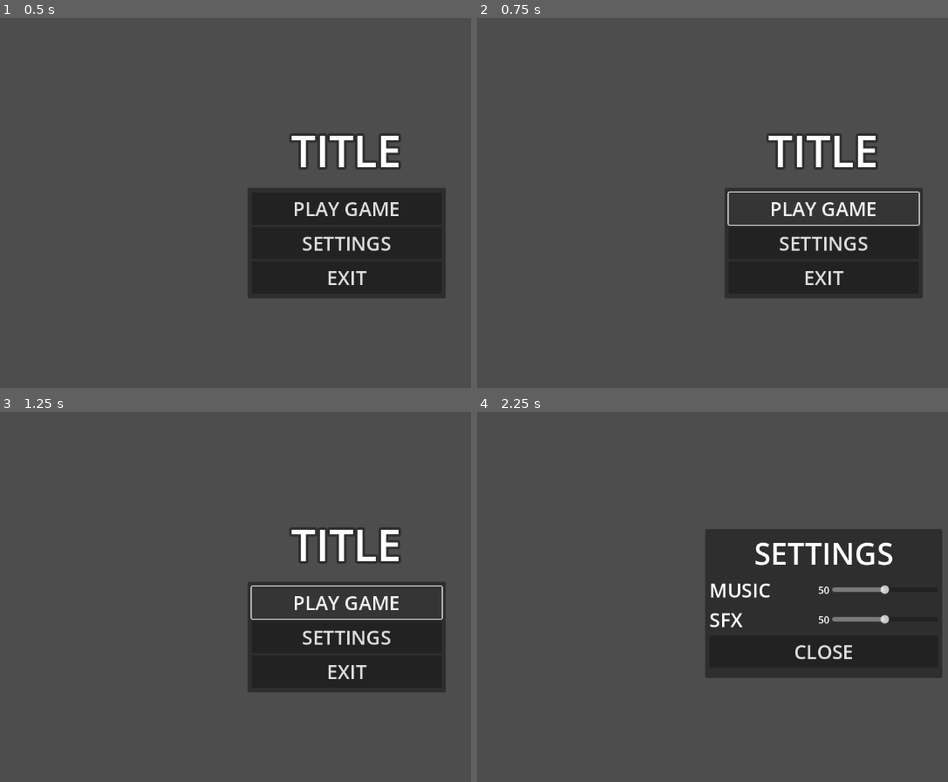
Above: before the commit, frames 1-4 (two rows, left to right).
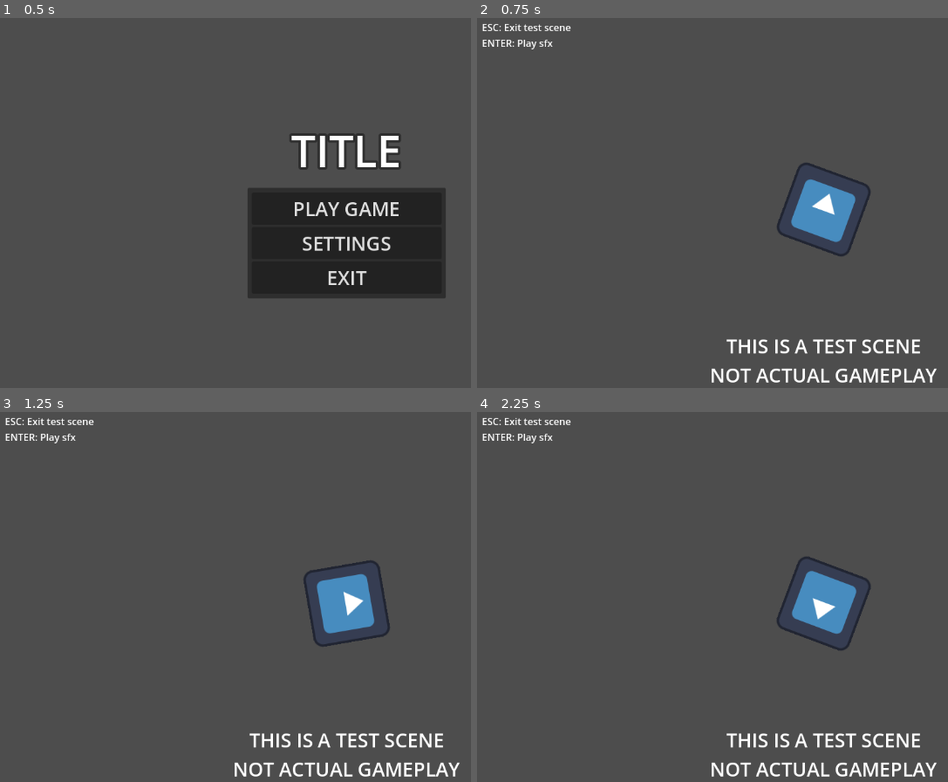
Above: after the commit, the same moments.

Repository: AdamRFaqih/ASE-Lab-GDC-Group-2-Intern-Project
Game: Godot game, scene res://scenes/main_menu.tscn
The game is run twice, just before and just after one commit, with the same random seed, the same clock (stepped at 60 frames per second) and the same inputs. The engine's default icon, where the game draws it, is replaced by a stand-in: a white triangle on a blue panel in a dark square.
Inputs (mouse positions are in pixels of both pictures, inside the frame that each line leads up to):
- Up to frame 1 (0.5 s): no input
- Up to frame 2 (0.75 s): click "PLAY GAME" at 0.5 s
- Up to frame 3 (1.25 s): no input
- Up to frame 4 (2.25 s): click (825, 604) at 1.25 s, where only the run before the commit has a clickable "PLAY GAME"; click (825, 637) at 2 s, where only the run before the commit has a clickable "SETTINGS"

Frame 1 is identical in both runs. In frame 2, 14% of the frame differs, in the area x 1-98%, y 1-99%; in frame 3, 14%; in frame 4, 21%, in the area x 1-99%, y 1-99%.

Commit message:
Main Menu (improvisation)
Added test scene with placeholder BGM and SFX and fixed some bugs

(styling and BG art still pending)

Diff:
--- a/resources/default_bus_layout.tres
+++ b/resources/default_bus_layout.tres
@@ -5,7 +5,7 @@
 bus/1/solo = false
 bus/1/mute = false
 bus/1/bypass_fx = false
-bus/1/volume_db = -0.130497
+bus/1/volume_db = 0.0
 bus/1/send = &"Master"
 bus/2/name = &"SFX"
 bus/2/solo = false
--- a/scenes/main_menu.tscn
+++ b/scenes/main_menu.tscn
@@ -149,9 +149,9 @@
 layout_mode = 2
 size_flags_horizontal = 10
 size_flags_vertical = 4
-max_value = 200.0
-step = 2.0
-value = 100.0
+max_value = 2.0
+step = 0.02
+value = 1.0
 
 [node name="SFXSettings" type="HBoxContainer" parent="CanvasLayer/SettingsMenu/MarginContainer/VBoxContainer"]
 layout_mode = 2
@@ -173,9 +173,9 @@
 layout_mode = 2
 size_flags_horizontal = 10
 size_flags_vertical = 4
-max_value = 200.0
-step = 2.0
-value = 100.0
+max_value = 2.0
+step = 0.02
+value = 1.0
 
 [node name="SettingsCloseButton" type="Button" parent="CanvasLayer/SettingsMenu/MarginContainer/VBoxContainer"]
 layout_mode = 2
@@ -187,4 +187,4 @@
 [connection signal="pressed" from="CanvasLayer/TitleMenu/Panel/MarginContainer/VBoxContainer/ExitButton" to="." method="_on_quit_button_pressed"]
 [connection signal="value_changed" from="CanvasLayer/SettingsMenu/MarginContainer/VBoxContainer/MusicSettings/MusicSlider" to="CanvasLayer/SettingsMenu" method="_on_music_slider_value_changed"]
 [connection signal="value_changed" from="CanvasLayer/SettingsMenu/MarginContainer/VBoxContainer/SFXSettings/SFXSlider" to="CanvasLayer/SettingsMenu" method="_on_sfx_slider_value_changed"]
-[connection signal="pressed" from="CanvasLayer/SettingsMenu/MarginContainer/VBoxContainer/SettingsCloseButton" to="." method="_on_settings_close_button_pressed"]
+[connection signal="pressed" from="CanvasLayer/SettingsMenu/MarginContainer/VBoxContainer/SettingsCloseButton" to="CanvasLayer/SettingsMenu" method="_on_settings_close_button_pressed"]
--- /dev/null
+++ b/scenes/test.tscn
@@ -0,0 +1,59 @@
+[gd_scene load_steps=6 format=3 uid="uid://bvcbtjxj3lqj"]
+
+[ext_resource type="Script" path="res://scripts/test.gd" id="1_umdjg"]
+[ext_resource type="AudioStream" uid="uid://blp1o1de1cj27" path="res://8bit Dungeon Boss - Video Classica - Kevin MacLeod.ogg" id="2_jouky"]
+[ext_resource type="AudioStream" uid="uid://02dslykgml73" path="res://Vine Boom Sound Effect.wav" id="3_18e6f"]
+[ext_resource type="Texture2D" uid="uid://c50ffyj31weia" path="res://icon.svg" id="4_185ws"]
+
+[sub_resource type="LabelSettings" id="LabelSettings_du0m8"]
+font_size = 32
+
+[node name="test" type="Control"]
+layout_mode = 3
+anchors_preset = 15
+anchor_right = 1.0
+anchor_bottom = 1.0
+grow_horizontal = 2
+grow_vertical = 2
+script = ExtResource("1_umdjg")
+
+[node name="BGM" type="AudioStreamPlayer2D" parent="."]
+stream = ExtResource("2_jouky")
+autoplay = true
+bus = &"Music"
+
+[node name="SFX" type="AudioStreamPlayer2D" parent="."]
+stream = ExtResource("3_18e6f")
+bus = &"SFX"
+
+[node name="CanvasLayer" type="CanvasLayer" parent="."]
+
+[node name="TextureRect" type="TextureRect" parent="CanvasLayer"]
+offset_left = 512.0
+offset_top = 260.0
+offset_right = 640.0
+offset_bottom = 388.0
+grow_horizontal = 2
+grow_vertical = 2
+pivot_offset = Vector2(64, 64)
+texture = ExtResource("4_185ws")
+
+[node name="Label2" type="Label" parent="CanvasLayer"]
+offset_left = 11.0
+offset_top = 11.0
+offset_right = 159.0
+offset_bottom = 63.0
+text = "ESC: Exit test scene
+ENTER: Play sfx"
+
+[node name="Label" type="Label" parent="CanvasLayer"]
+anchors_preset = 15
+anchor_right = 1.0
+anchor_bottom = 1.0
+offset_top = 527.0
+grow_horizontal = 2
+grow_vertical = 2
+text = "THIS IS A TEST SCENE
+NOT ACTUAL GAMEPLAY"
+label_settings = SubResource("LabelSettings_du0m8")
+horizontal_alignment = 1
--- a/scripts/GlobalSettings.gd
+++ b/scripts/GlobalSettings.gd
@@ -1,9 +1,11 @@
 extends Node
 
-func update_music_vol(value_percent):
-	var value_db = 10*log(value_percent/100)
-	AudioServer.set_bus_volume_db(1, value_db)
+#update background music volume and convert from value (in range of 0 to 2) to dB
+func update_music_volume(value):
+	var db = linear_to_db(value)
+	AudioServer.set_bus_volume_db(1, db)
 
-func update_sfx_vol(value_percent):
-	var value_db = 10*log(value_percent/100)
-	AudioServer.set_bus_volume_db(2, value_db)
+#update sound effects volume and convert from value (in range of 0 to 2) to dB
+func update_sfx_volume(value):
+	var db = linear_to_db(value)
+	AudioServer.set_bus_volume_db(2, db)
--- a/scripts/main_menu.gd
+++ b/scripts/main_menu.gd
@@ -1,28 +1,21 @@
 extends Control
-
-@export var level : PackedScene
 
 @onready var title_menu = $CanvasLayer/TitleMenu
 @onready var settings_menu = $CanvasLayer/SettingsMenu
 
 # Called when the node enters the scene tree for the first time.
 func _ready():
-	pass # Replace with function body.
+	pass
 
 # Called every frame. 'delta' is the elapsed time since the previous frame.
 func _process(delta):
-	pass
+	title_menu.visible = not settings_menu.visible
 
 func _on_play_game_button_pressed():
-	get_tree().change_scene_to_packed(level)
+	get_tree().change_scene_to_file("res://scenes/test.tscn")
 
 func _on_settings_button_pressed():
 	settings_menu.visible = true
-	title_menu.visible = false
 
 func _on_quit_button_pressed():
 	get_tree().quit()
-
-func _on_settings_close_button_pressed():
-	title_menu.visible = true
-	settings_menu. visible = false
--- a/scripts/settings_menu.gd
+++ b/scripts/settings_menu.gd
@@ -1,20 +1,29 @@
 extends Panel
 
 @onready var music_val = $MarginContainer/VBoxContainer/MusicSettings/MusicVal
+@onready var music_slider = $MarginContainer/VBoxContainer/MusicSettings/MusicSlider
 @onready var sfx_val = $MarginContainer/VBoxContainer/SFXSettings/SFXVal
+@onready var sfx_slider = $MarginContainer/VBoxContainer/SFXSettings/SFXSlider
 
 # Called when the node enters the scene tree for the first time.
 func _ready():
-	pass # Replace with function body.
+	# retrieve settings so they dont reset after changing scenes
+	music_slider.value = db_to_linear(AudioServer.get_bus_volume_db(1))
+	music_val.text = str(round(music_slider.value*50))
+	sfx_slider.value = db_to_linear(AudioServer.get_bus_volume_db(2))
+	sfx_val.text = str(round(sfx_slider.value*50))
 
 # Called every frame. 'delta' is the elapsed time since the previous frame.
 func _process(delta):
 	pass
 
 func _on_music_slider_value_changed(value):
-	music_val.text = str(value/2)
-	GlobalSettings.update_music_vol(value)
+	music_val.text = str(value*50)
+	GlobalSettings.update_music_volume(value)
 
 func _on_sfx_slider_value_changed(value):
-	sfx_val.text = str(value/2)
-	GlobalSettings.update_sfx_vol(value)
+	sfx_val.text = str(value*50)
+	GlobalSettings.update_sfx_volume(value)
+
+func _on_settings_close_button_pressed():
+	self.visible = false
--- /dev/null
+++ b/scripts/test.gd
@@ -0,0 +1,21 @@
+extends Control
+
+@onready var sfx = $SFX
+@onready var texture_rect = $CanvasLayer/TextureRect
+
+# Called when the node enters the scene tree for the first time.
+func _ready():
+	pass # Replace with function body.
+
+# Called every frame. 'delta' is the elapsed time since the previous frame.
+func _process(delta):
+	# ~~~DEBUG~~~
+	# ESC to exit test scene and back to main menu
+	if Input.is_action_just_pressed("ui_cancel"):
+		get_tree().change_scene_to_file("res://scenes/main_menu.tscn")
+	# ENTER to play vine boom sound effect cuz i hate myself
+	if Input.is_action_just_pressed("ui_accept"):
+		texture_rect.scale *= 1.042069
+		sfx.play()
+	# spin, not really necessary
+	texture_rect.rotation += 2.1 * delta
Not shown, added: 8bit Dungeon Boss - Video Classica - Kevin MacLeod.ogg.import
Not shown, added: Vine Boom Sound Effect.wav.import
Not shown, added: 8bit Dungeon Boss - Video Classica - Kevin MacLeod.ogg
Not shown, added: Vine Boom Sound Effect.wav
